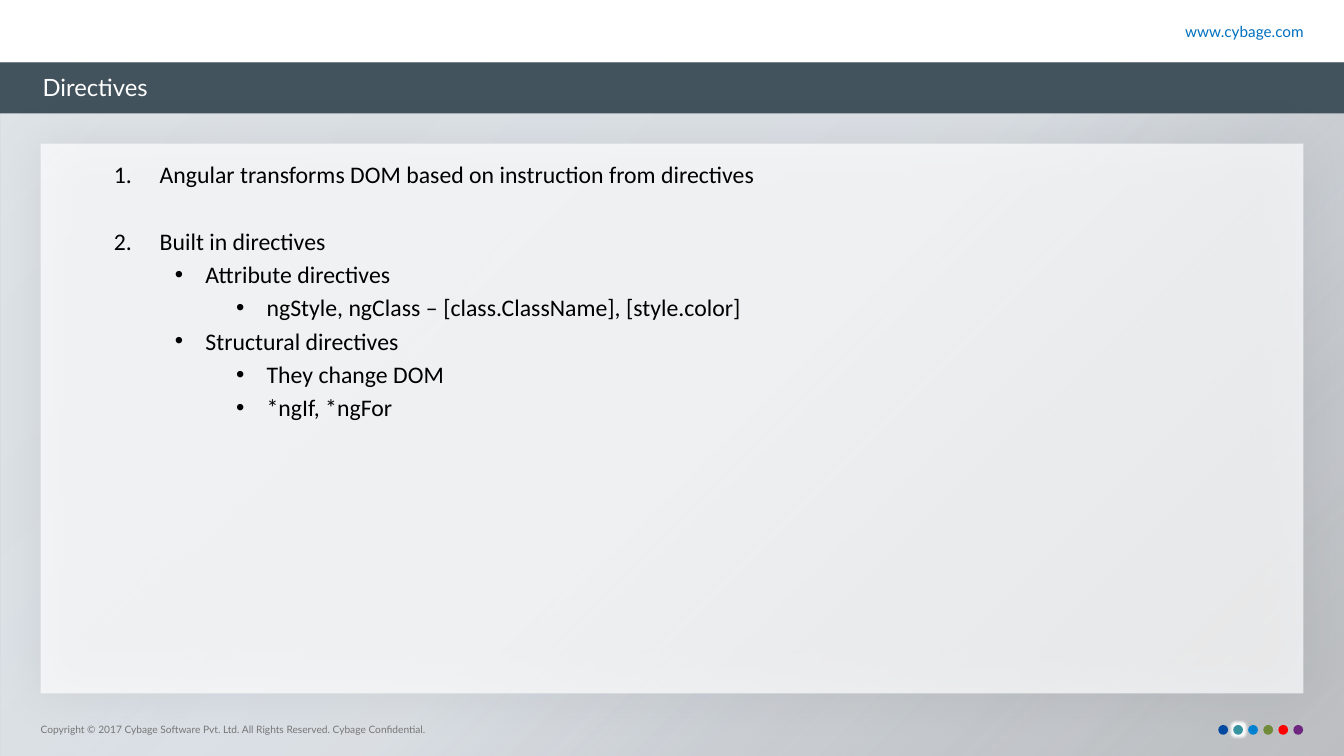
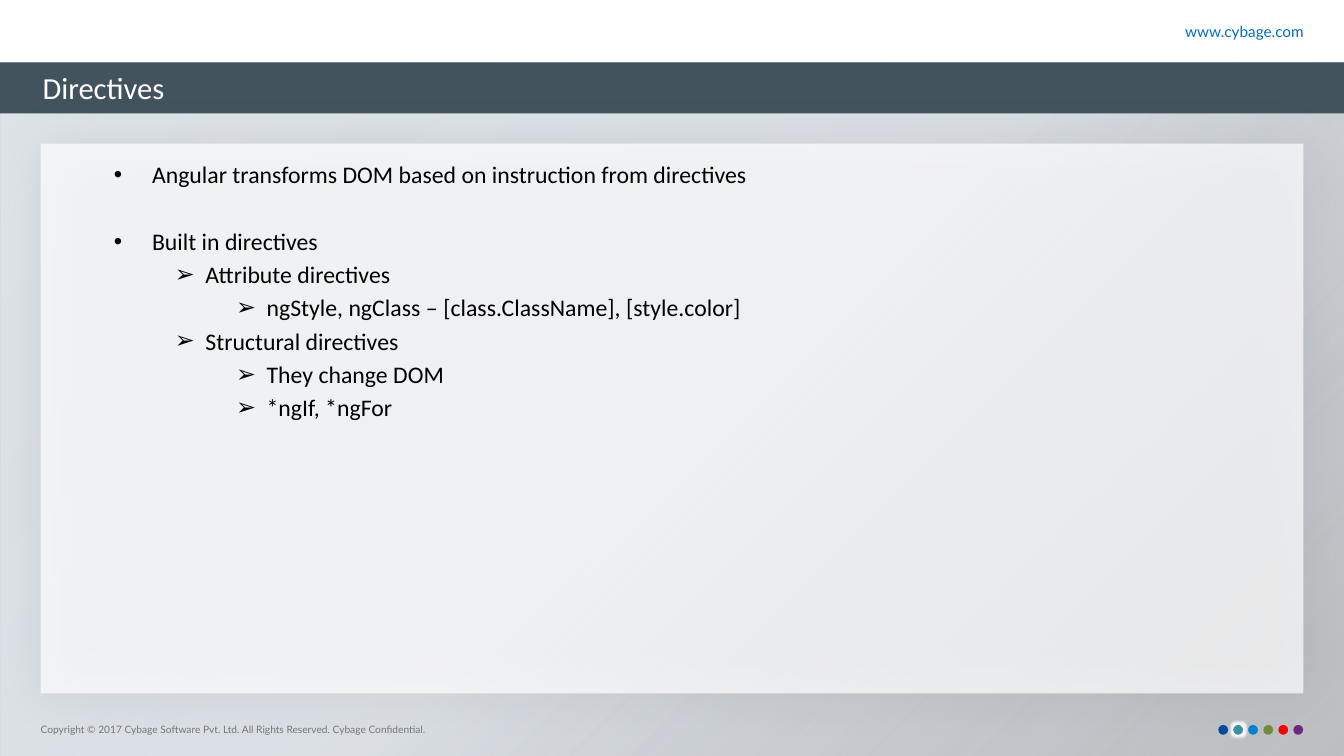
Before and after one commit to nileshpag/ppt, a slide deck: slide 11 of Angular2.pptx (slide 12 before the commit). Drawn at 1344x756 pixels with LibreOffice and Linux fonts; fonts in the diff are those of the drawing; background and template pictures are left out. Boxes give left, top, right and bottom in pixels: in the first picture for what was removed or moved away, otherwise in the second. Text is boxed around its words. In the diff, an @@ line names an element or a change of style, - is before the commit and + after.

```diff
--- a/Angular2.pptx
+++ b/Angular2.pptx
@@ title "Directives" at (43,78,165,99): size 14 to 18 pt, font Lato to Calibri @@
@@ text "Angular transforms DOM based on ..." at (152,166,746,420): bullet 1. to •; bullet • to ➢ @@
```
Also in this commit, not shown: 14 other slides changed, 2 slides removed.
